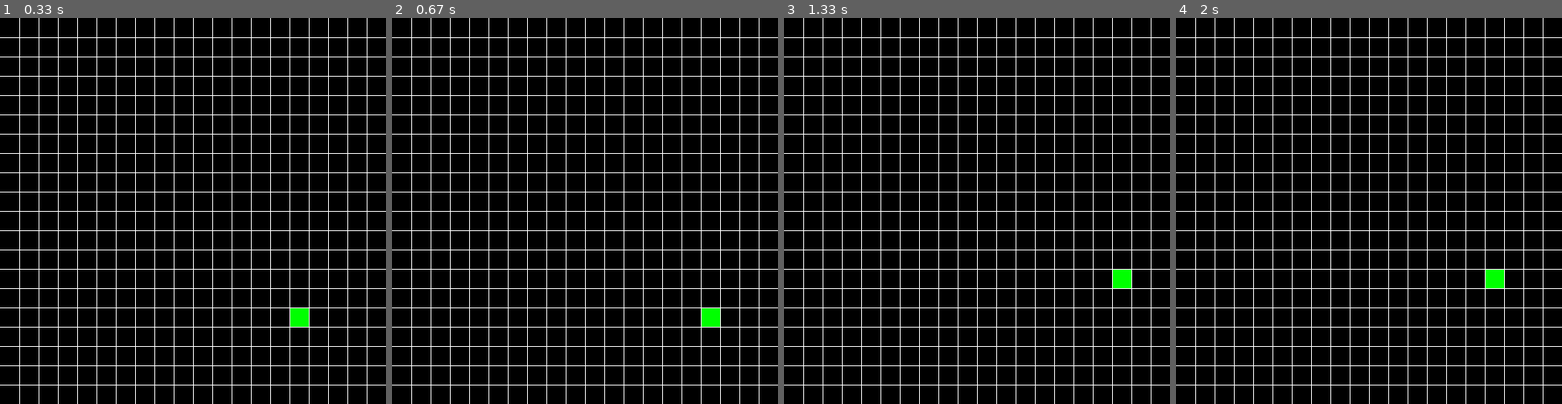
Above: before the commit, frames 1-4 (left to right).
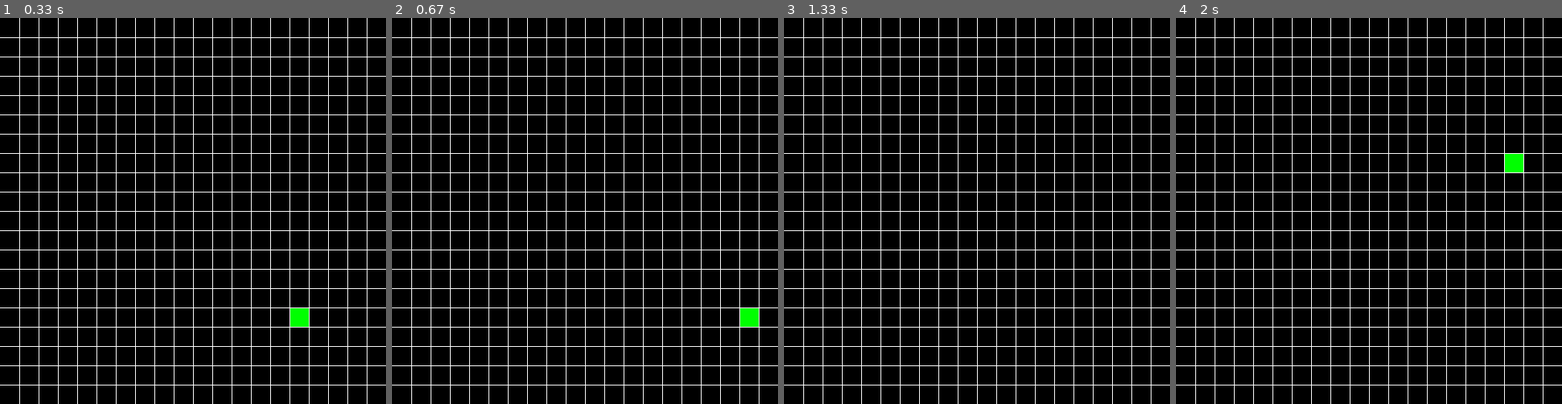
Above: after the commit, the same moments.

Repository: makxi007/python-snake
Game: pygame game, started from snake_pygame.py
Same seed, same stepped clock (60 frames per second), same inputs: the game is played once before the commit and once after it.
Inputs:
- Up to frame 1 (0.33 s): no input
- Up to frame 2 (0.67 s): hold Right from 0.33 s (still down)
- Up to frame 3 (1.33 s): release Right at 0.8 s; hold Up 0.83-1.13 s
- Up to frame 4 (2 s): hold Left from 1.67 s (still down)

Frame 1 is identical in both runs. In frame 2, 0.5% of the frame differs, in the area x 80-95%, y 75-80%; in frame 3, 0.2%; in frame 4, 0.5%.

Commit message:
Pygame snake2.0

Diff:
--- a/snake_pygame.py
+++ b/snake_pygame.py
@@ -14,6 +14,7 @@
 	def __init__(self, posx, posy, color=COLOR):
 		self.posx = posx
 		self.posy = posy
+		self.pos = (self.posx, self.posy)
 		self.color = color
 
 	def move(self, dirnx, dirny):
@@ -24,6 +25,8 @@
 		pygame.draw.rect(window, COLOR ,(DIST_BTN_ROWS * self.posx, DIST_BTN_ROWS * self.posy, DIST_BTN_ROWS, DIST_BTN_ROWS))
 
 class Snake:
+	body = []
+	turns = {}
 	def __init__(self, posx, posy, color=COLOR):
 		self.posx = posx
 		self.posy = posy
@@ -31,31 +34,44 @@
 		self.dirny = 0
 		self.color = color
 		self.head = Cube(posx, posy)
+		self.body.append(self.head)
+		self.pos = (self.posx, self.posy)
 
 	def move(self):
 		for event in pygame.event.get():
-			if event.type == pygame.QUIT:
+			if (event.type == pygame.QUIT):
 				pygame.quit()
 
 			keys = pygame.key.get_pressed()
 
-			if keys[pygame.K_LEFT]:
+			if ( keys[pygame.K_LEFT] ):
 				self.dirnx = -1
 				self.dirny = 0
+				self.turns[self.head.pos[:]] = [self.dirnx, self.dirny]
 
-			if keys[pygame.K_RIGHT]:
+			if ( keys[pygame.K_RIGHT] ):
 				self.dirnx = 1
 				self.dirny = 0
 
-			if keys[pygame.K_UP]:
+
+			if ( keys[pygame.K_UP] ):
 				self.dirny = -1
 				self.dirnx = 0
 
-			if keys[pygame.K_DOWN]:
+			if ( keys[pygame.K_DOWN] ):
 				self.dirny = 1
 				self.dirnx = 0
 
-			self.head.move(self.dirnx, self.dirny)
+
+
+			for i, c in enumerate(self.body):
+				p_x = c.posx
+				p_y = c.posy
+				print(p_x)
+				print(p_y)
+				print(self.turns)
+
+		self.head.move(self.dirnx, self.dirny)
 
 	def draw(self, window):
 		self.head.draw(window)
